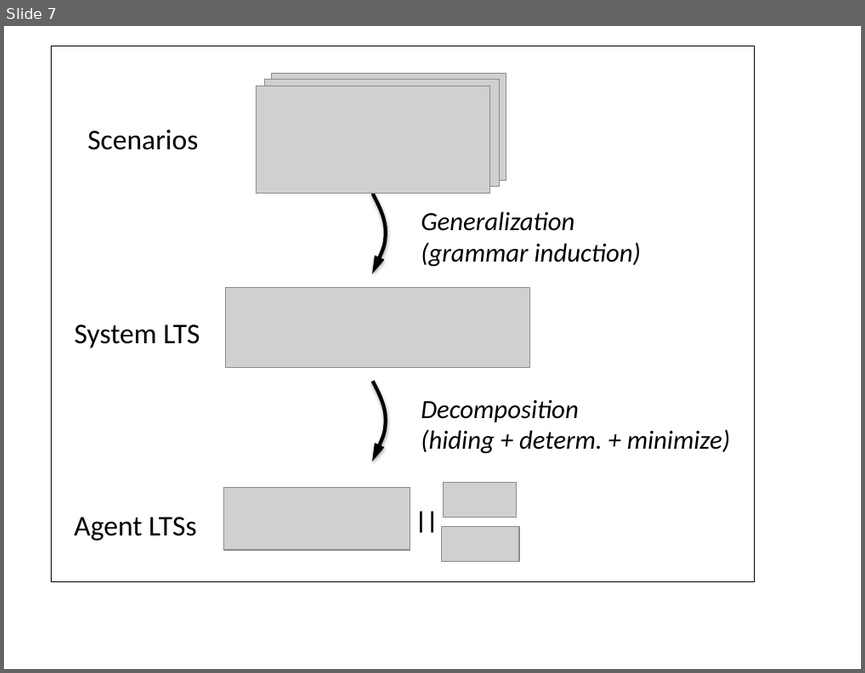
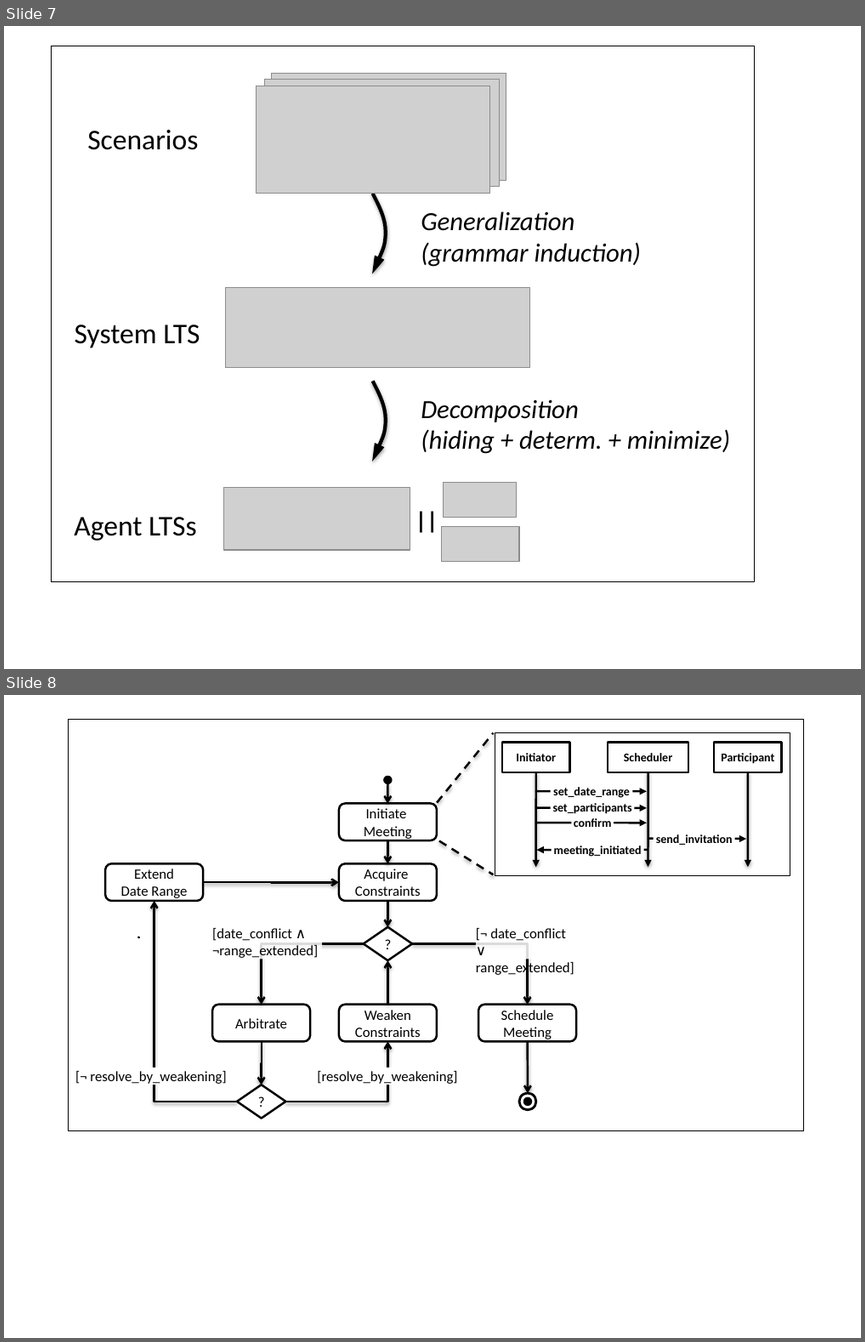
Before and after one commit to blambeau/phd, a slide deck: writing/images/train.pptx. Shown one above the other, each under a label of ours: slide 7 before the commit, slides 7 and 8 after it. The pictures are 865x673 and 865x1342 pixels, drawn with LibreOffice and Linux fonts; fonts in the diff are those of the drawing; grey boxes stand for pictures. Boxes give left, top, right and bottom in pixels: in the first picture for what was removed or moved away, otherwise in the second. Text is boxed around its words. In the diff, an @@ line names an element or a change of style, - is before the commit and + after.

```diff
--- a/writing/images/train.pptx
+++ b/writing/images/train.pptx
@@ slide 8 added at [4,695,861,1338], background #FFFFFF @@
@@ group added at [69,720,803,1131]: 10 arrows, 9 rectangles, 9 elbow arrows, 6 rounded rectangles, 5 texts, 4 ellipses, 2 diamonds, 2 lines @@
+Initiate
+Meeting
+Acquire
+Constraints
+?
+Arbitrate
+Weaken
+Constraints
+Schedule
+Meeting
+Extend
+Date Range
+?
+[date_conflict ∧
+¬range_extended]
+[¬ date_conflict
+∨ range_extended]
+[¬ resolve_by_weakening]
+[resolve_by_weakening]
+Initiator
+Scheduler
+Participant
+set_date_range
+set_participants
+confirm
+meeting_initiated
+send_invitation
```
Also in this commit, not shown: 2 other slides added, 4 other files.
